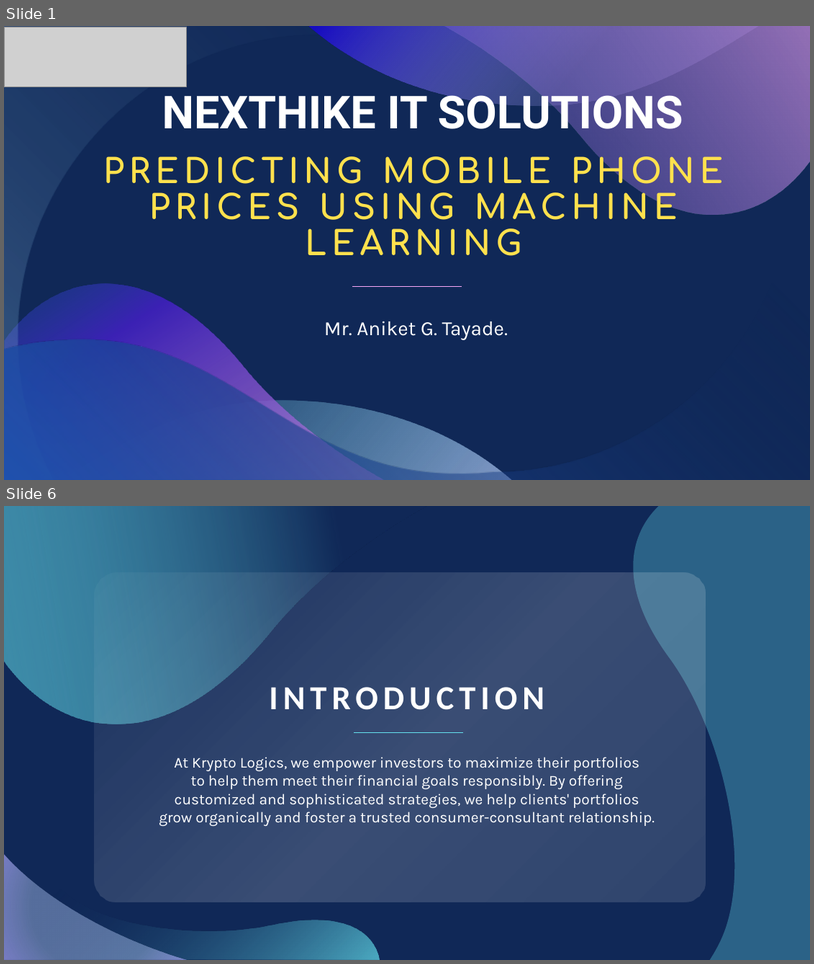
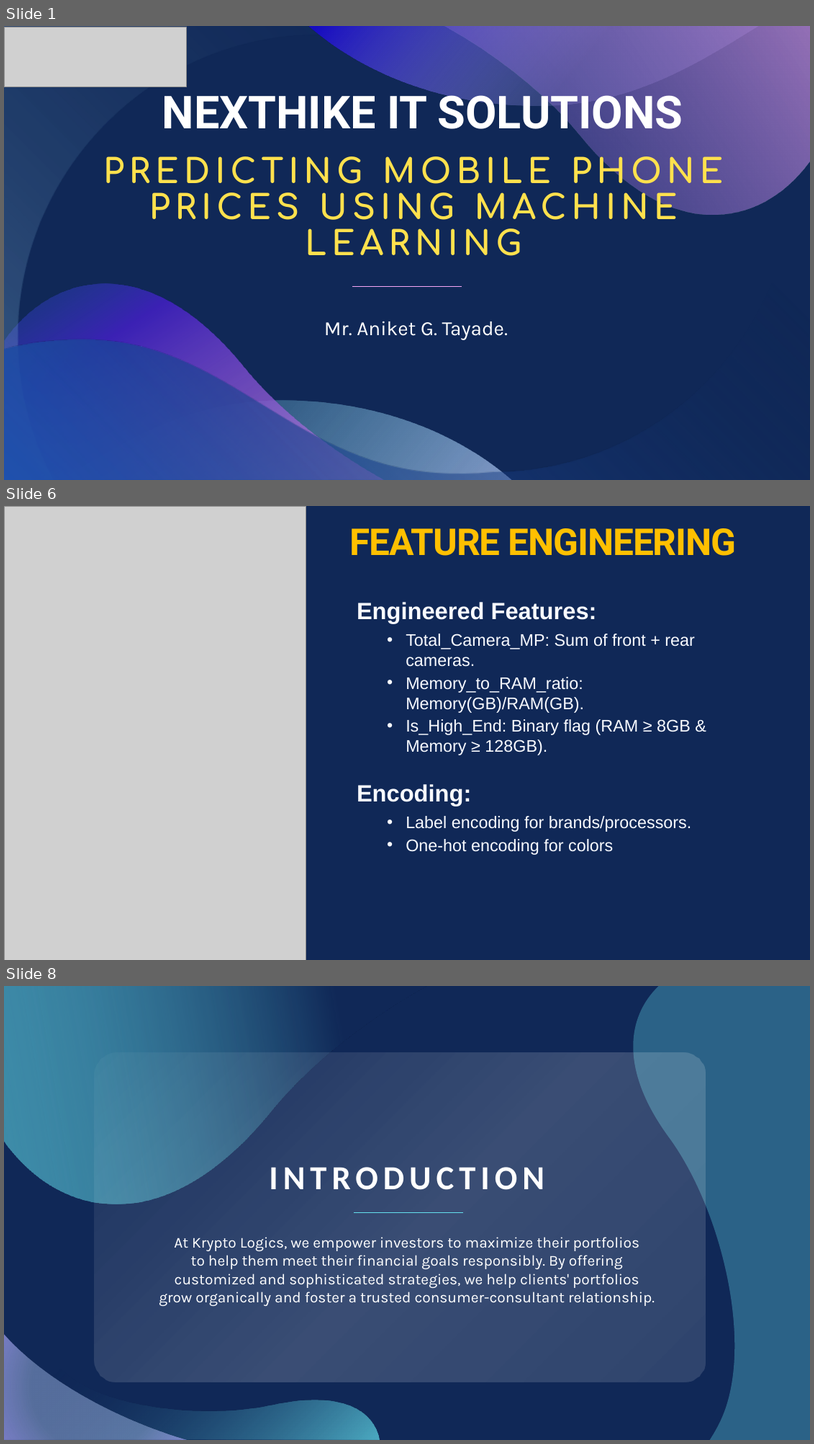
Before and after one commit to tayade-aniket/mobile-price-prediction-NHIS, a slide deck: ppt.pptx. Shown one above the other, each under a label of ours: slides 1 and 6 before the commit, slides 1, 6 and 8 after it; the slides between them are not shown. The pictures are 814x964 and 814x1444 pixels, drawn with LibreOffice and Linux fonts; fonts in the diff are those of the drawing; grey boxes stand for pictures. Boxes give left, top, right and bottom in pixels: in the first picture for what was removed or moved away, otherwise in the second. Text is boxed around its words. In the diff, an @@ line names an element or a change of style, - is before the commit and + after.

```diff
--- a/ppt.pptx
+++ b/ppt.pptx
@@ slide 6 added at (4,506,810,960), background #102857 @@
@@ picture added at (4,506,306,960) @@
@@ title added at (350,528,736,556), 44 pt, text #FFC000, bold @@
+FEATURE ENGINEERING
@@ text added at (357,602,695,854), 20 pt, text #F8FAFF @@
+Engineered Features:
+  • Total_Camera_MP: Sum of front + rear cameras.
+  • Memory_to_RAM_ratio: Memory(GB)/RAM(GB).
+  • Is_High_End: Binary flag (RAM ≥ 8GB & Memory ≥ 128GB).
+Encoding:
+  • Label encoding for brands/processors.
+  • One-hot encoding for colors
@@ what was slide 6 is now slide 8 @@
```
Also in this commit, not shown: 2 slides changed, 3 other slides added, 2 slides removed.
